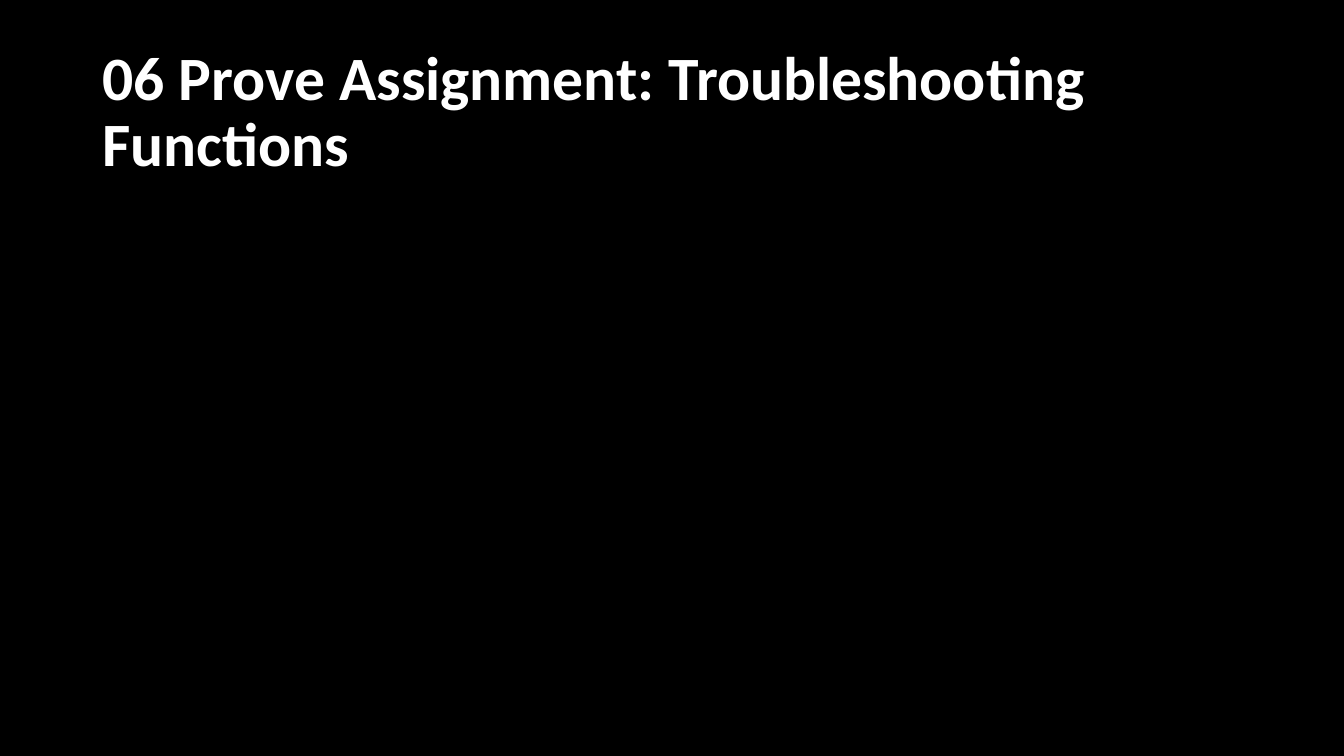
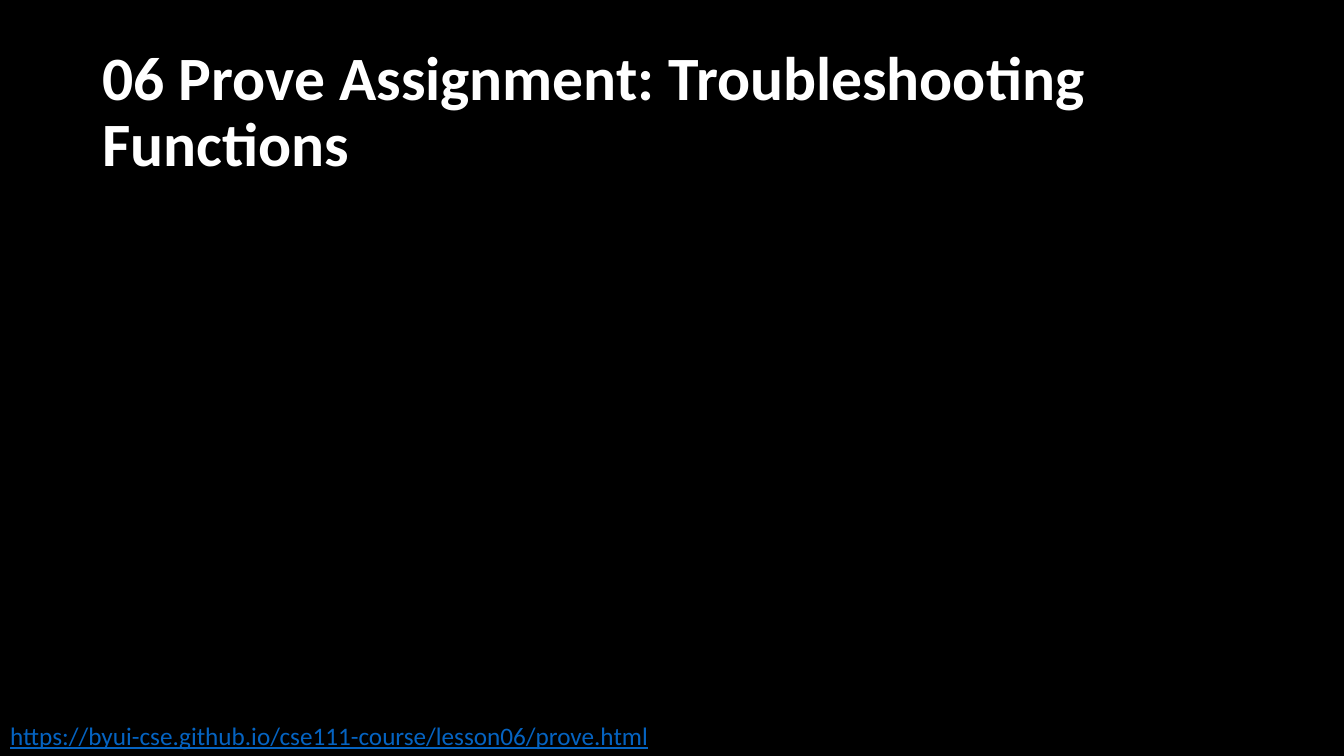
Before and after one commit to BroClements/CSE111ProgwFunctions, a slide deck: slide 21 of CSE111W06TestingFunctions.pptx. Drawn at 1344x756 pixels with LibreOffice and Linux fonts; fonts in the diff are those of the drawing. Boxes give left, top, right and bottom in pixels: in the first picture for what was removed or moved away, otherwise in the second. Text is boxed around its words. In the diff, an @@ line names an element or a change of style, - is before the commit and + after.

```diff
--- a/CSE111W06TestingFunctions.pptx
+++ b/CSE111W06TestingFunctions.pptx
@@ text added at [10, 727, 648, 750], 18 pt, text #0563C1, underline @@
+https://byui-cse.github.io/cse111-course/lesson06/prove.html
```
Also in this commit, not shown: 19 other slides changed, 6 slides added, 49 slides removed, 2 other files.
